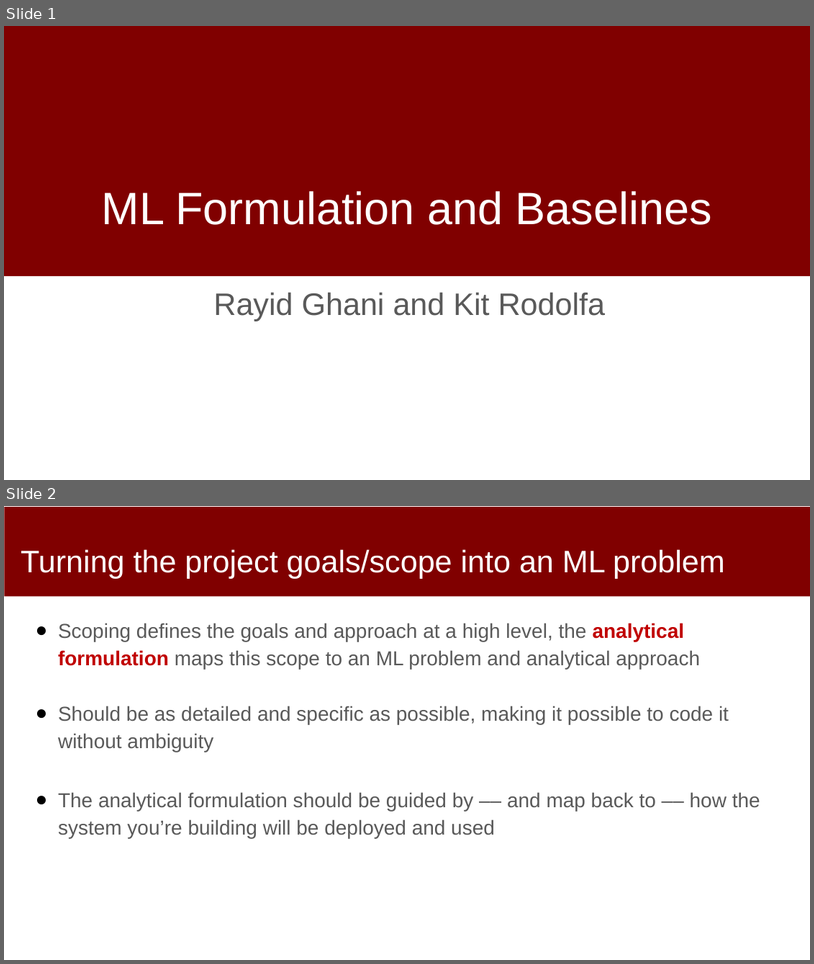
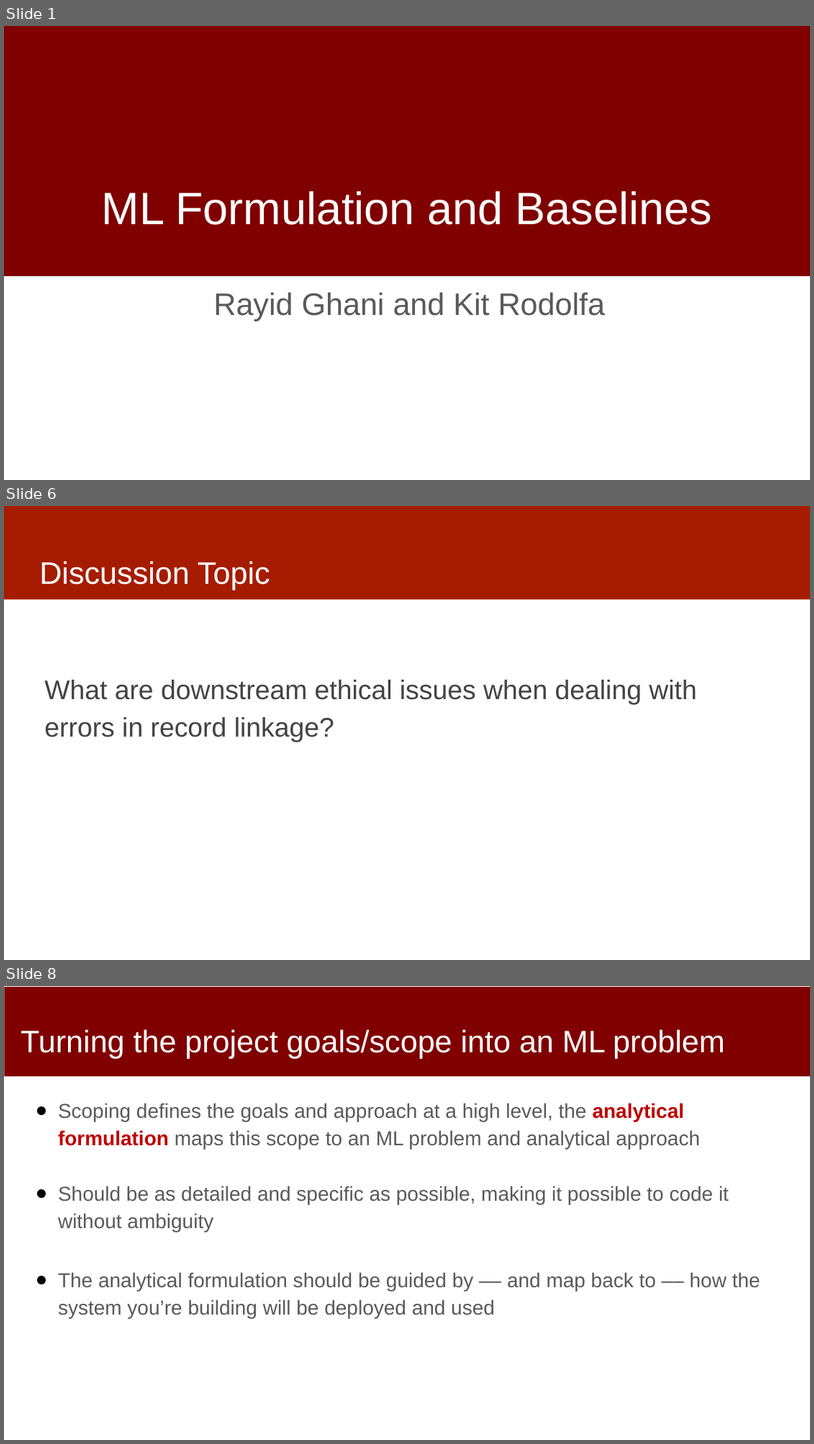
Before and after one commit to dssg/MLinPractice, a slide deck: Lectures/Lecture4-Formulation.pptx. Shown one above the other, each under a label of ours: slides 1 and 2 before the commit, slides 1, 6 and 8 after it; the slides between them are not shown. The pictures are 814x964 and 814x1444 pixels, drawn with LibreOffice and Linux fonts; fonts in the diff are those of the drawing; background and template pictures are left out. Boxes give left, top, right and bottom in pixels: in the first picture for what was removed or moved away, otherwise in the second. Text is boxed around its words. In the diff, an @@ line names an element or a change of style, - is before the commit and + after.

```diff
--- a/Lectures/Lecture4-Formulation.pptx
+++ b/Lectures/Lecture4-Formulation.pptx
@@ slide 6 added at [4, 506, 810, 960], background #FFFFFF @@
@@ rectangle added at [4, 506, 810, 599], fill #A61C00 @@
@@ title added at [39, 561, 270, 590], 37 pt, text #FFFFFF @@
+Discussion Topic
@@ text added at [44, 680, 697, 741], 32 pt, text #434343 @@
+What are downstream ethical issues when dealing with errors in record linkage?
@@ what was slide 2 is now slide 8 @@
```
Also in this commit, not shown: 7 other slides added.
